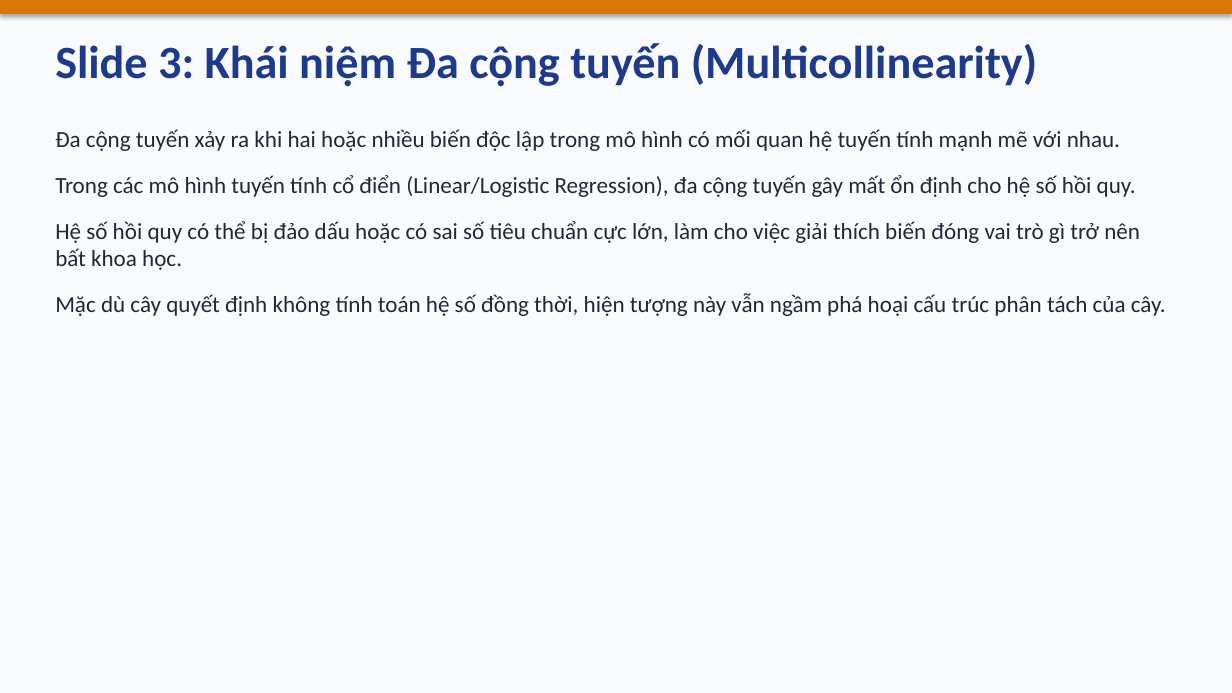
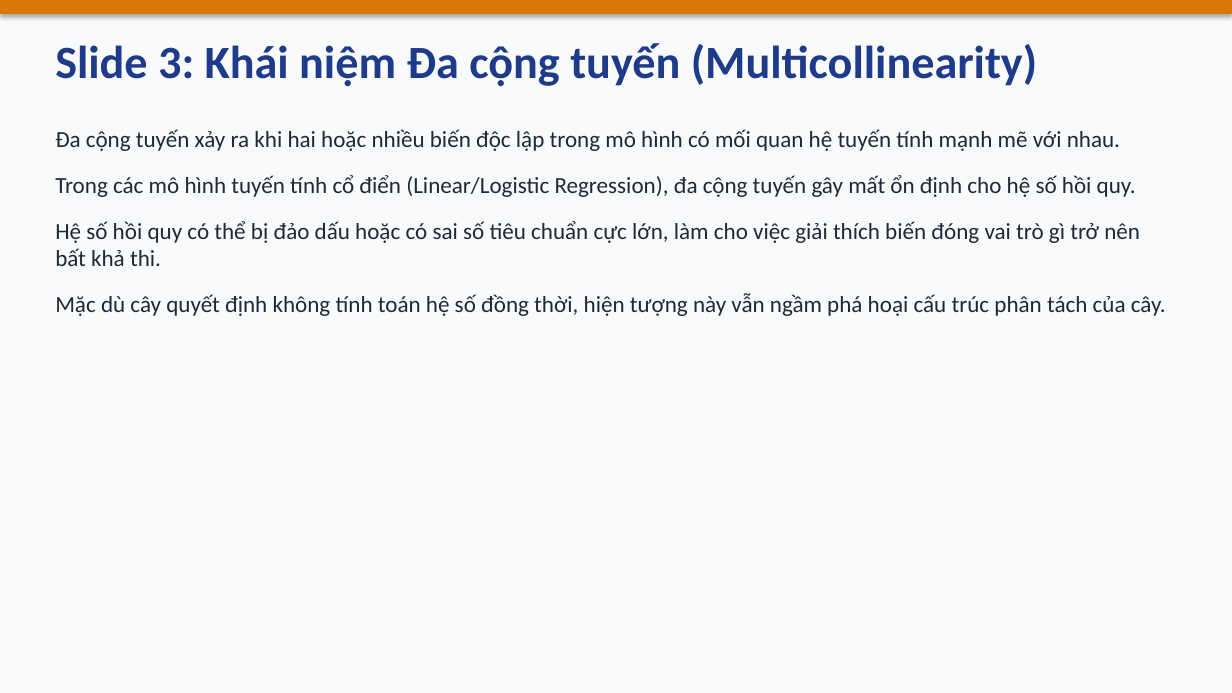
Before and after one commit to AI-Peak/acp-gini, a slide deck: slide 3 of paper/ACP-Gini_Presentation.pptx. Drawn at 1232x693 pixels with LibreOffice and Linux fonts; fonts in the diff are those of the drawing. Boxes give left, top, right and bottom in pixels: in the first picture for what was removed or moved away, otherwise in the second. Text is boxed around its words. In the diff, an @@ line names an element or a change of style, - is before the commit and + after.

Commit message:
fix typo in slide 3 of presentation

```diff
--- a/paper/ACP-Gini_Presentation.pptx
+++ b/paper/ACP-Gini_Presentation.pptx
@@ text at <box>55,221,1140,266</box>: text changed @@
-Hệ số hồi quy có thể bị đảo dấu hoặc có sai số tiêu chuẩn cực lớn, làm cho việc giải thích biến đóng vai trò gì trở nên bất khoa học.
+Hệ số hồi quy có thể bị đảo dấu hoặc có sai số tiêu chuẩn cực lớn, làm cho việc giải thích biến đóng vai trò gì trở nên bất khả thi.
```
